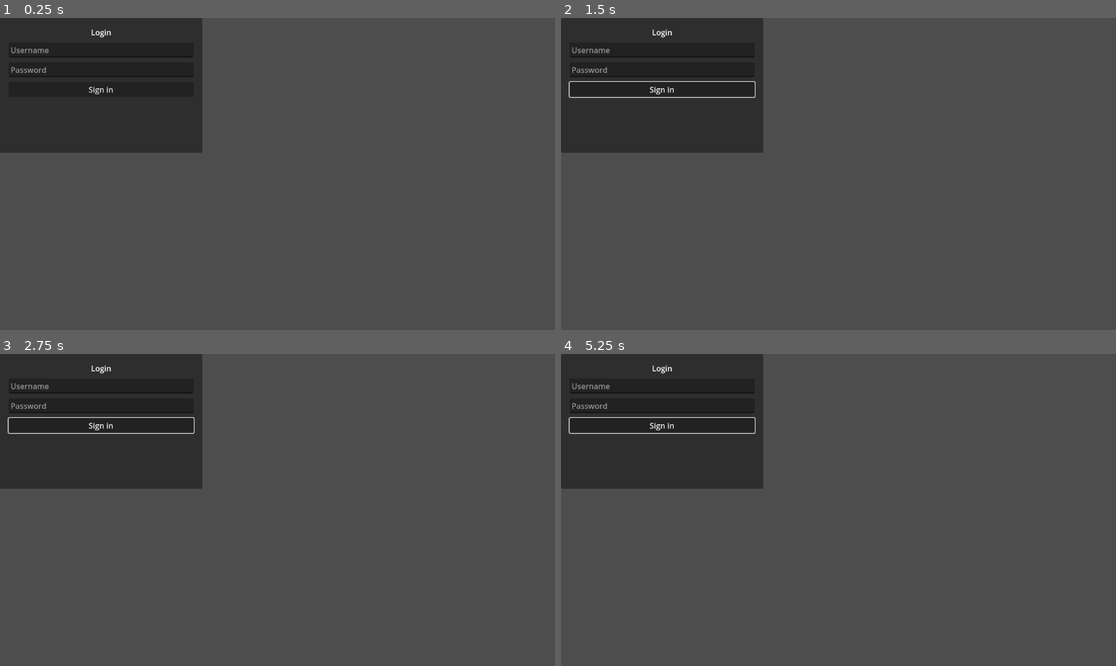
Above: before the commit, frames 1-4 (two rows, left to right).
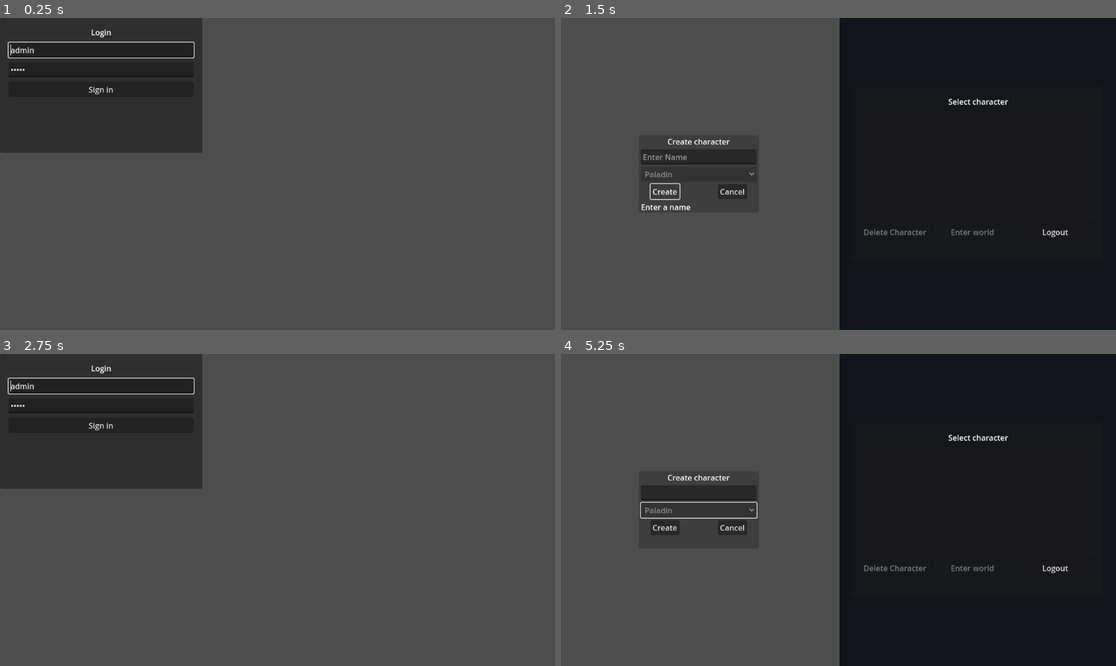
Above: after the commit, the same moments.

Repository: denisshkytko/mmo-mvp-godot
Game: Godot game, scene res://ui/flow/LoginUI.tscn
The game is run twice, just before and just after one commit, with the same random seed, the same clock (stepped at 60 frames per second) and the same inputs.
Inputs (mouse positions are in pixels of both pictures, inside the frame that each line leads up to):
- Up to frame 1 (0.25 s): no input
- Up to frame 2 (1.5 s): click "Sign in" at 0.5 s; click (666, 192) at 1.25 s, where only the run after the commit has a clickable "Create"
- Up to frame 3 (2.75 s): click (493, 569) at 2 s, where only the run after the commit has a clickable "Logout"
- Up to frame 4 (5.25 s): tap Enter at 2.75 s; move the mouse to (960, 494) at 2.77 s; hold Right (ui_right) 2.78-3.5 s; tap E (loot) at 2.85, 5.1 s; click (960, 494) at 2.92 s; click (733, 528) at 3.5 s, where only the run after the commit has a clickable "Cancel"; tap Space at 4.25 s; drag from (727, 525) to (810, 572) at 4.27 s; move the mouse to (894, 441) at 5.02 s; hold Right (ui_right) from 5.03 s (still down)

The runs differ from the first frame. In frame 1, 0.4% of the frame differs, in the area x 1-36%, y 7-18%; in frame 2, 66%; in frame 3, 0.6%; in frame 4, 66%, in the area x 0-100%, y 0-100%.
Error before the commit: Parse Error: Cannot call non-static function "go_login()" on the class "FlowRouter" directly. Make an instance instead. (res://core/managers/app_state.gd:69)

Commit message:
Avoid FlowRouter class reference in AppState

Diff:
--- a/core/managers/app_state.gd
+++ b/core/managers/app_state.gd
@@ -66,15 +66,18 @@
 # -------------------------
 func goto_login() -> void:
 	push_warning("AppState navigation is deprecated; use FlowRouter")
-	FlowRouter.go_login()
+	var flow_router = get_node("/root/FlowRouter")
+	flow_router.go_login()
 
 func goto_character_select() -> void:
 	push_warning("AppState navigation is deprecated; use FlowRouter")
-	FlowRouter.go_character_select()
+	var flow_router = get_node("/root/FlowRouter")
+	flow_router.go_character_select()
 
 func enter_world() -> void:
 	push_warning("AppState navigation is deprecated; use FlowRouter")
-	FlowRouter.go_world()
+	var flow_router = get_node("/root/FlowRouter")
+	flow_router.go_world()
 
 # -------------------------
 # Auth
--- a/core/managers/flow_router.gd
+++ b/core/managers/flow_router.gd
@@ -1,6 +1,4 @@
 extends Node
-
-class_name FlowRouter
 
 const LOGIN_SCENE: String = "res://ui/flow/LoginUI.tscn"
 const CHARACTER_SELECT_SCENE: String = "res://ui/flow/CharacterSelectUI.tscn"
